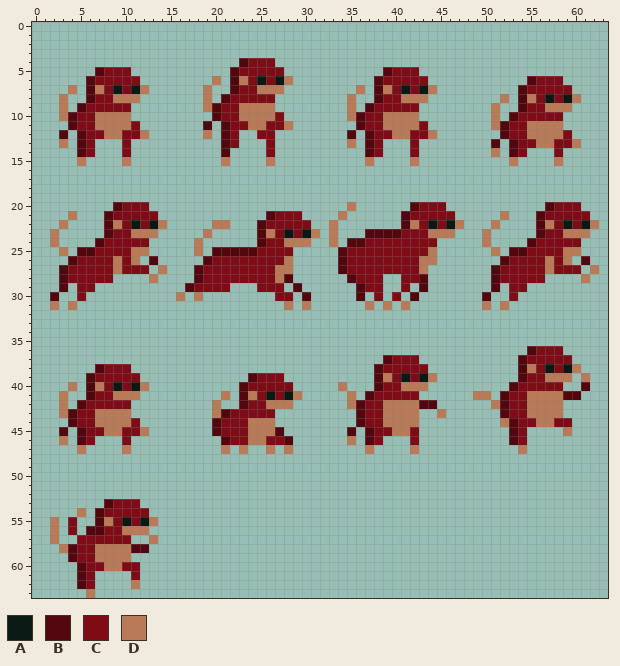
Edited in one commit: pixel-art sprite (assets/images/monkey.png). The picture above is the old version.
The file is 64x64 pixels.
Palette (. is transparent): A #0a1914  B #52070f  C #7e0c17  D #b97a57
Pixels before, first column x 2:
 4 .....................BCCC....................................
 5 .....BCCC...........BCCCCC...........BCCC....................
 6 ....BCCCCC........D.BDCACAD.........BCCCCC...........BCCC....
 7 ..D.BDCACAD......D..BCCDDD........D.BDCACAD.........BCCCCC...
 8 .D..BCCDDD.......D.BCCCCC........D..BCCDDD........D.BDCACAD..
 9 .D.BCCCCC........DBCCDDDD........D.BCCCCC........D..BCCDDD...
10 .DBCCDDDD.........BCCDDDDC.......DBCCDDDD........D.BCCCCC....
11 ..BCCDDDDC.......B.BCCDDCCD.......BCCDDDDC.......DBCCDDDD....
12 .B.BCCDDCCD......D.BC..CC........B.BCCDDCCD.......BCCDDDDC...
13 .D.BC...C..........BC...C........D.BC...C........B.BCCDDCCD..
14 ...BC...C..........B....C..........BC...C........D.BC...C....
15 ...D....D..........D....D..........D....D..........D....D....
16 .............................................................
17 .............................................................
18 .............................................................
19 .............................................................
20 .......BCCC......................D......BCCC...........BCCC..
21 ..D...BCCCCC............BCCC....D......BCCCCC.....D...BCCCCC.
22 .D....BDCACAD.....DD...BCCCCC..D.......BDCACAD...D....BDCACAD
23 D.....BCCDDD.....D.....BDCACAD.D...BBBBCCCDDD...D.....BCCDDD.
24 D....BCCCCC.....D......BCCDDD..D.BBCCCCCCCC.....D....BCCCCC..
25 .D.BBCCCCDD.....D.BBBBBCCCC.....BCCCCCCCCCD......D.BBCCCCDD..
26 ..BCCCCDCD.B.....BCCCCCCCCD.....BCCCCCCCCDD.......BCCCCDCD.B.
27 .BCCCCCDCCC.D...BCCCCCCCCDD.....BCCCCCCCCD.......BCCCCCDCCC.D
28 .BCCCCC....D....BCCCCCCCCDB......BCCC..CCB.......BCCCCC....D.
29 .B.CC..........BCCCC...CCC.B......BCC..C.B.......B.CC........
30 B..C..........D.D........CC.B.....B.C.C.B.......B..C.........
31 D.D.......................D.D......D.D.D........D.D..........
32 .............................................................
33 .............................................................
34 .............................................................
35 .............................................................
36 .....................................................BCCC....
37 .....................................BCCC...........BCCCCC...
38 .....BCCC...........................BCCCCC..........BDCACAD..
39 ....BCCCCC............BCCC..........BDCACAD.........BCCDDD.D.
40 ..D.BDCACAD..........BCCCCC.....D...BCCDDD.........BCCCCC..B.
41 .D..BCCDDD.........D.BDCACAD.....D.BCCCCC......DD.BCCDDDDBB..
42 .D.BCCCCC.........D..BCCDDD......DBCCDDDDBB......DBCCDDDD....
43 .DBCCDDDD.........DBCCCCC.........BCCDDDD..D......BCCDDDD....
44 ..BCCDDDDC........BCCCDDD.........BCCDDDD.........DBCCDDCC...
45 .B.BCCDDCCD.......BCCCDDDB.......B.BCCDDC..........BC....D...
46 .D.BC...C..........BCCDDCCB......D.BC...C..........BC........
47 ...D....D..........D.D..D.D........D....D...........D........
48 .............................................................
49 .............................................................
50 .............................................................
51 .............................................................
52 .............................................................
53 ......BCCC...................................................
54 ...D.BCCCCC..................................................
55 D.C..BDCACAD.................................................
56 D.C.BBCCDDD..................................................
57 D..CCCCCC..D.................................................
58 .DBCCDDDDBB..................................................
59 ..BCCDDDD....................................................
60 ...BCCDDCC...................................................
61 ...BC....C...................................................
62 ...BC....D...................................................
63 ....D........................................................
And afterwards:
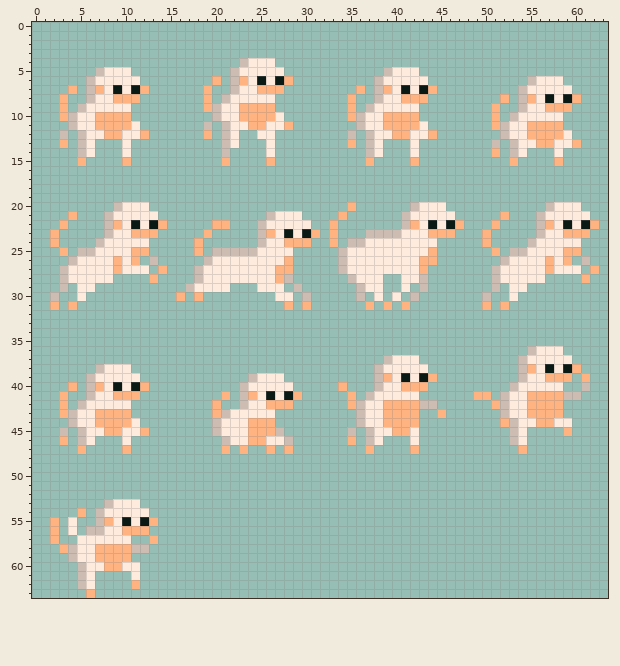
Difference:
colour B: #52070f -> #ccbcb1
colour C: #7e0c17 -> #ffebdd
colour D: #b97a57 -> #ffb380
Pixel boxes of the changes (left, top, right, bottom) in both pictures:
changed: (50, 58, 599, 310)
changed: (338, 346, 590, 454)
changed: (59, 364, 149, 454)
changed: (212, 373, 302, 454)
changed: (50, 499, 158, 598)
